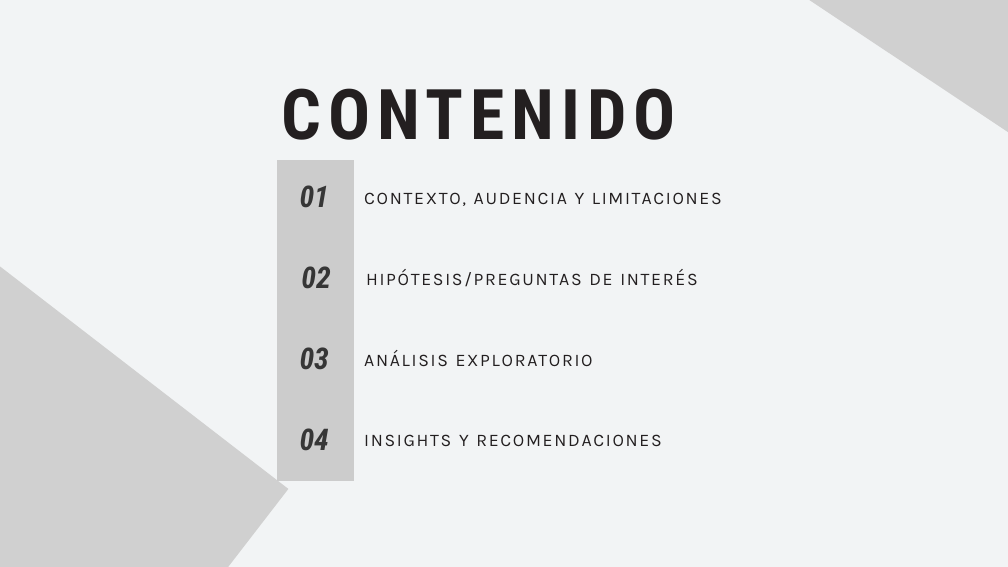
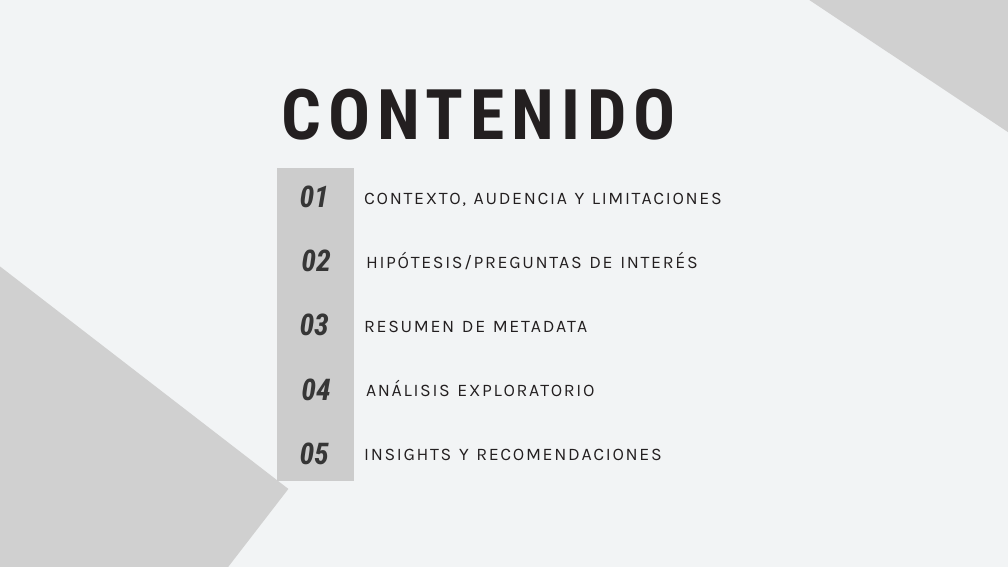
Before and after one commit to emalincic/Primer_Entrega_DS2, a slide deck: slide 2 of Storytelling_DS2.pptx. Drawn at 1008x567 pixels with LibreOffice and Linux fonts; fonts in the diff are those of the drawing; grey boxes stand for pictures. Boxes give left, top, right and bottom in pixels: in the first picture for what was removed or moved away, otherwise in the second. Text is boxed around its words. In the diff, an @@ line names an element or a change of style, - is before the commit and + after.

```diff
--- a/Storytelling_DS2.pptx
+++ b/Storytelling_DS2.pptx
@@ freeform shape resized from (x1=277, y1=160, x2=354, y2=481) to (x1=277, y1=168, x2=354, y2=481) @@
@@ text "02" moved from (x1=301, y1=266, x2=330, y2=289) to (x1=301, y1=249, x2=330, y2=272) @@
@@ text "HIPÓTESIS/PREGUNTAS DE INTERÉS" moved from (x1=366, y1=269, x2=697, y2=287) to (x1=366, y1=252, x2=697, y2=270) @@
@@ text "03" moved from (x1=300, y1=347, x2=329, y2=370) to (x1=300, y1=313, x2=329, y2=336) @@
@@ text added at (x1=364, y1=320, x2=587, y2=332), 25.2 pt, text #231F20 @@
+RESUMEN DE METADATA
@@ text "04" moved from (x1=300, y1=428, x2=329, y2=451) to (x1=301, y1=378, x2=330, y2=401) @@
@@ text "ANÁLISIS EXPLORATORIO" moved from (x1=364, y1=350, x2=593, y2=366) to (x1=366, y1=381, x2=594, y2=396) @@
@@ text added at (x1=300, y1=442, x2=329, y2=465), 42.7 pt, text #363636, bold, italic @@
+05
@@ text "INSIGHTS Y RECOMENDACIONES" moved from (x1=364, y1=434, x2=661, y2=446) to (x1=364, y1=448, x2=661, y2=460) @@
```
Also in this commit, not shown: 1 other slide changed, 3 slides added, 1 other file.
